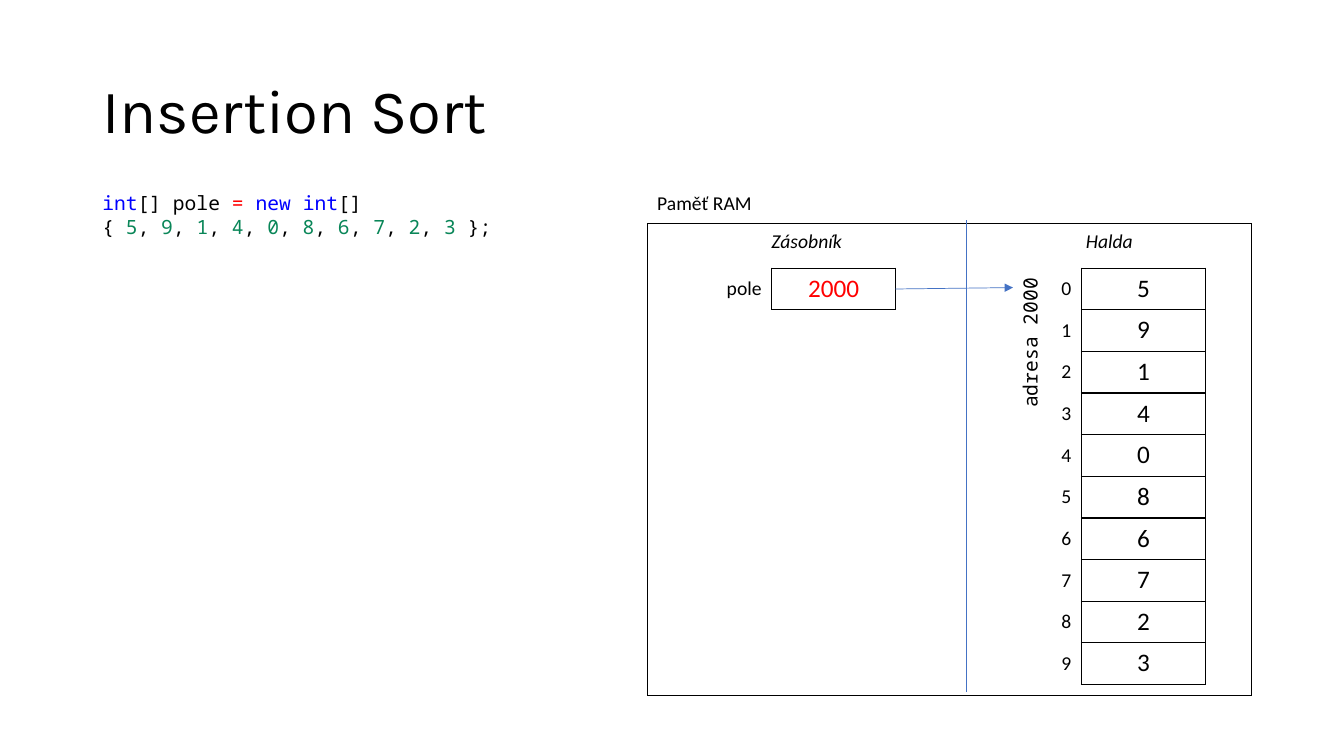
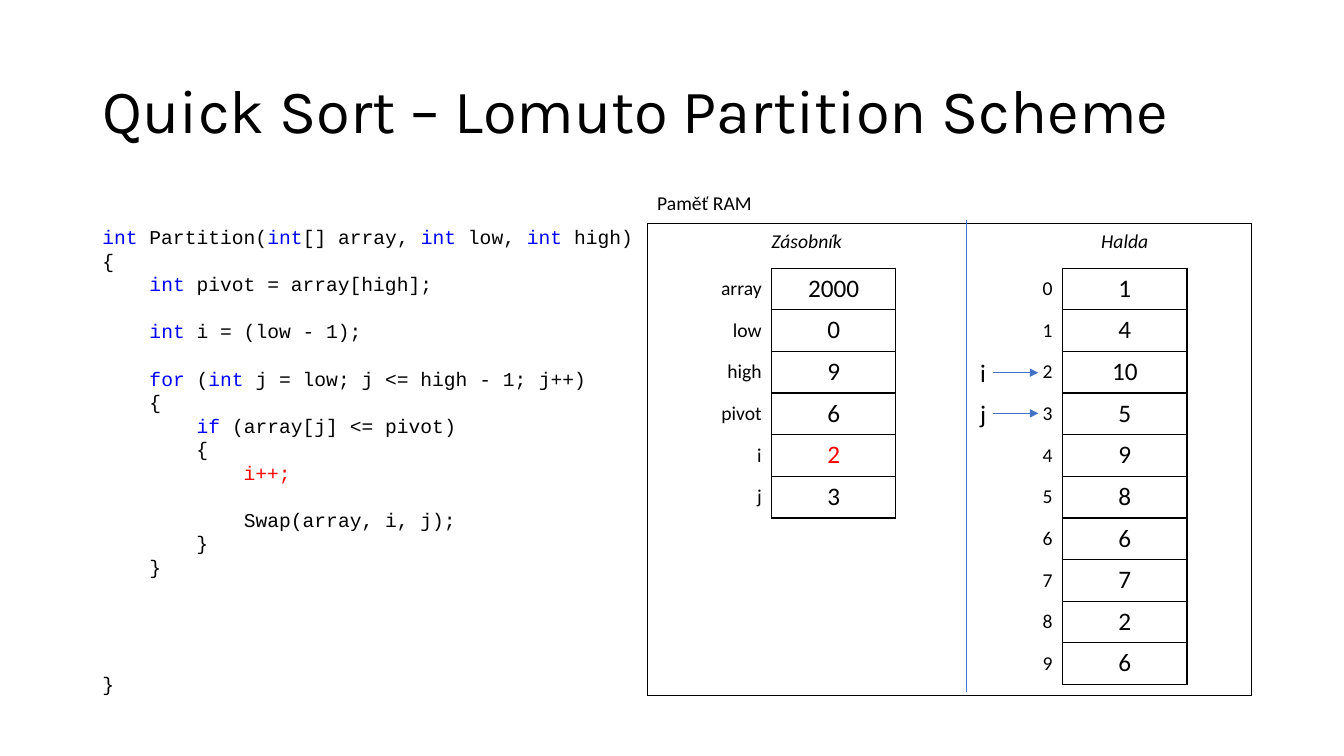
Before and after one commit to ekral/FAI, a slide deck: slide 17 of PA/seminar/Prezentace_seminar_ZAP_8_quick_sort.pptx (slide 10 before the commit). Drawn at 1344x756 pixels with LibreOffice and Linux fonts; fonts in the diff are those of the drawing. Boxes give left, top, right and bottom in pixels: in the first picture for what was removed or moved away, otherwise in the second. Text is boxed around its words. In the diff, an @@ line names an element or a change of style, - is before the commit and + after.

Commit message:
Lomuto partition scheme

```diff
--- a/PA/seminar/Prezentace_seminar_ZAP_8_quick_sort.pptx
+++ b/PA/seminar/Prezentace_seminar_ZAP_8_quick_sort.pptx
@@ title at [102, 90, 1169, 144]: text changed @@
-Insertion Sort
+Quick Sort – Lomuto Partition Scheme
@@ text at [102, 231, 633, 531]: text changed; font Noto Sans Mono to Courier New @@
-int[] pole = new int[]
-{ 5, 9, 1, 4, 0, 8, 6, 7, 2, 3 };
+int Partition(int[] array, int low, int high)
+{
+int pivot = array[high];
+int i = (low - 1);
+for (int j = low; j <= high - 1; j++)
+{
+if (array[j] <= pivot)
+{
+i++;
+Swap(array, i, j);
+}
+}
+}
@@ text "Halda": place and size @@
-text "Halda" at [1086, 234, 1133, 248]
+text "Halda" at [1101, 234, 1148, 248]
@@ table at [673, 268, 896, 518] @@
-row 1: pole | 2000
+row 1: array | 2000
+row 2: low | 0
+row 3: high | 9
+row 4: pivot | 6
+row 5: i | 2
+row 6: j | 3
@@ table at [1030, 268, 1187, 685] @@
-row 1, column 2: 5
+row 1, column 2: 1
-row 2, column 2: 9
+row 2, column 2: 4
-row 3, column 2: 1
+row 3, column 2: 10
-row 4, column 2: 4
+row 4, column 2: 5
-row 5, column 2: 0
+row 5, column 2: 9
-row 10, column 2: 3
+row 10, column 2: 6
@@ table: place and size @@
-table at [1050, 268, 1206, 685]
+table at [1030, 268, 1187, 685]
@@ text removed at [1017, 282, 1044, 406] @@
-adresa 2000
@@ text added at [980, 364, 986, 382], 18 pt, text #000000 @@
+i
@@ arrow moved from (895, 289) - (1013, 287) to (993, 373) - (1038, 373) @@
@@ text added at [980, 405, 986, 428], 18 pt, text #000000 @@
+j
@@ arrow added from (993, 413) to (1038, 413), #4472C4 0.5 pt @@
```
Also in this commit, not shown: 4 other slides changed, 20 slides added.
